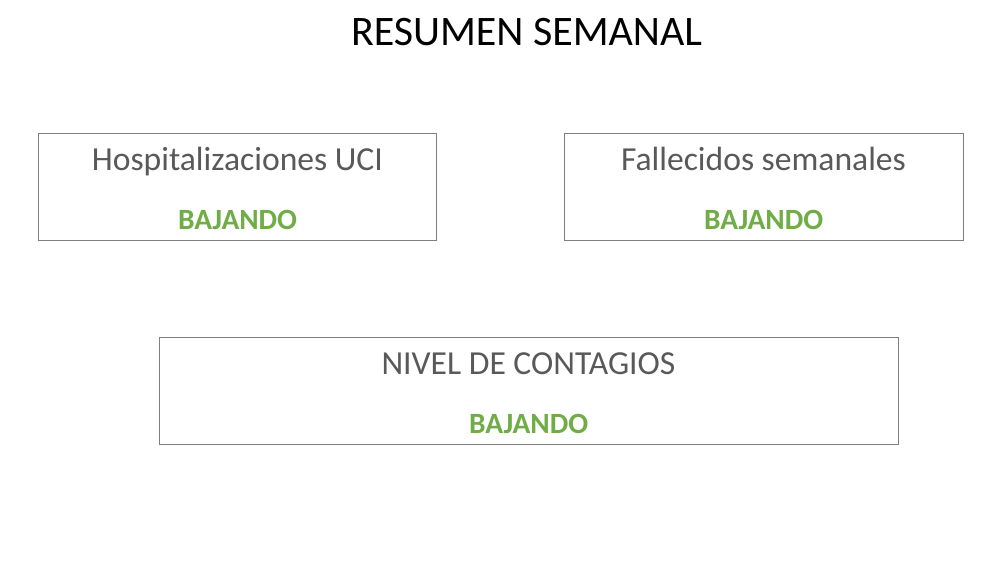
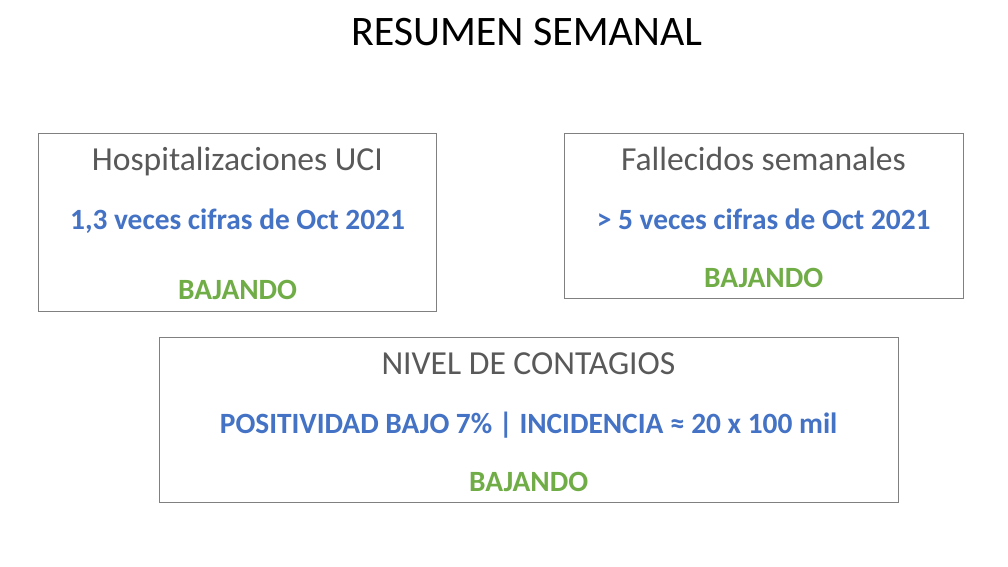
Before and after one commit to dataCovid19CL/capsulasSemanales, a slide deck: slide 19 of DATOS COVID Chile 2022 04 09.pptx (slide 17 before the commit). Drawn at 1008x567 pixels with LibreOffice and Linux fonts; fonts in the diff are those of the drawing. Boxes give left, top, right and bottom in pixels: in the first picture for what was removed or moved away, otherwise in the second. Text is boxed around its words. In the diff, an @@ line names an element or a change of style, - is before the commit and + after.

```diff
--- a/DATOS COVID Chile 2022 04 09.pptx
+++ b/DATOS COVID Chile 2022 04 09.pptx
@@ rectangle "Hospitalizaciones UCI": place and size @@
-rectangle "Hospitalizaciones UCI" at (39, 133, 438, 240)
+rectangle "Hospitalizaciones UCI" at (39, 133, 438, 312)
@@ rectangle "Fallecidos semanales": place and size @@
-rectangle "Fallecidos semanales" at (564, 134, 963, 240)
+rectangle "Fallecidos semanales" at (564, 134, 963, 299)
@@ text in rectangle at (70, 208, 404, 233): paragraph added @@
+1,3 veces cifras de Oct 2021
@@ text in rectangle at (618, 208, 930, 229): paragraph added @@
+> 5 veces cifras de Oct 2021
@@ rectangle "NIVEL DE CONTAGIOS": place and size @@
-rectangle "NIVEL DE CONTAGIOS" at (160, 337, 898, 444)
+rectangle "NIVEL DE CONTAGIOS" at (160, 337, 898, 503)
@@ text in rectangle at (220, 412, 837, 433): paragraph added @@
+POSITIVIDAD BAJO 7% | INCIDENCIA ≈ 20 x 100 mil
```
Also in this commit, not shown: 2 slides added, 1 other file.
